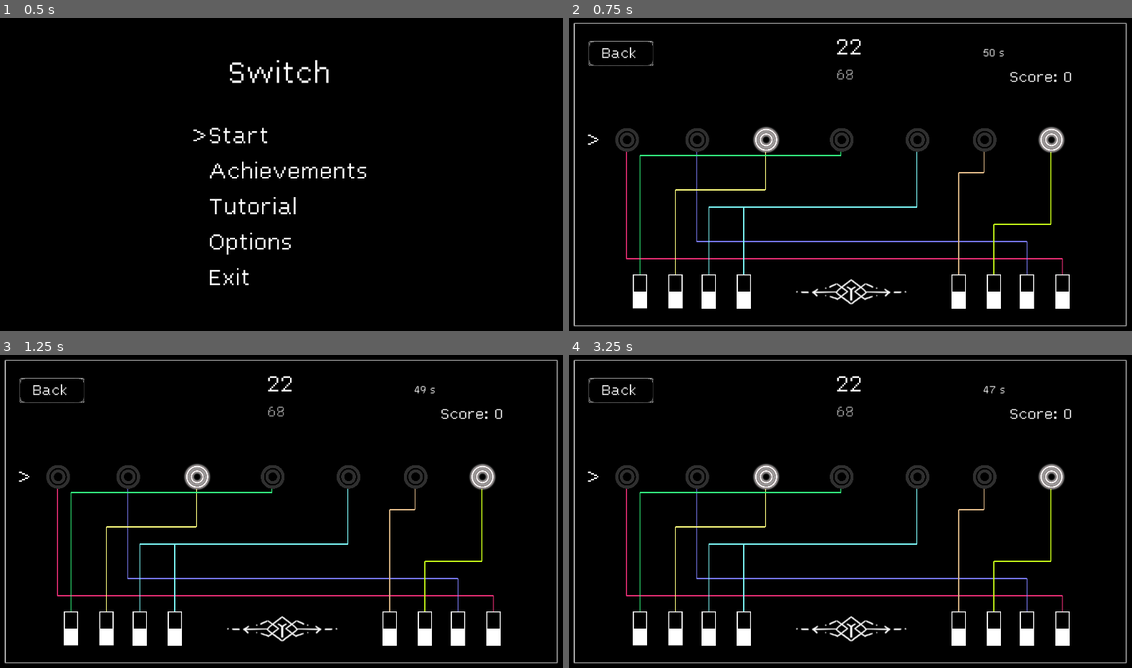
Above: before the commit, frames 1-4 (two rows, left to right).
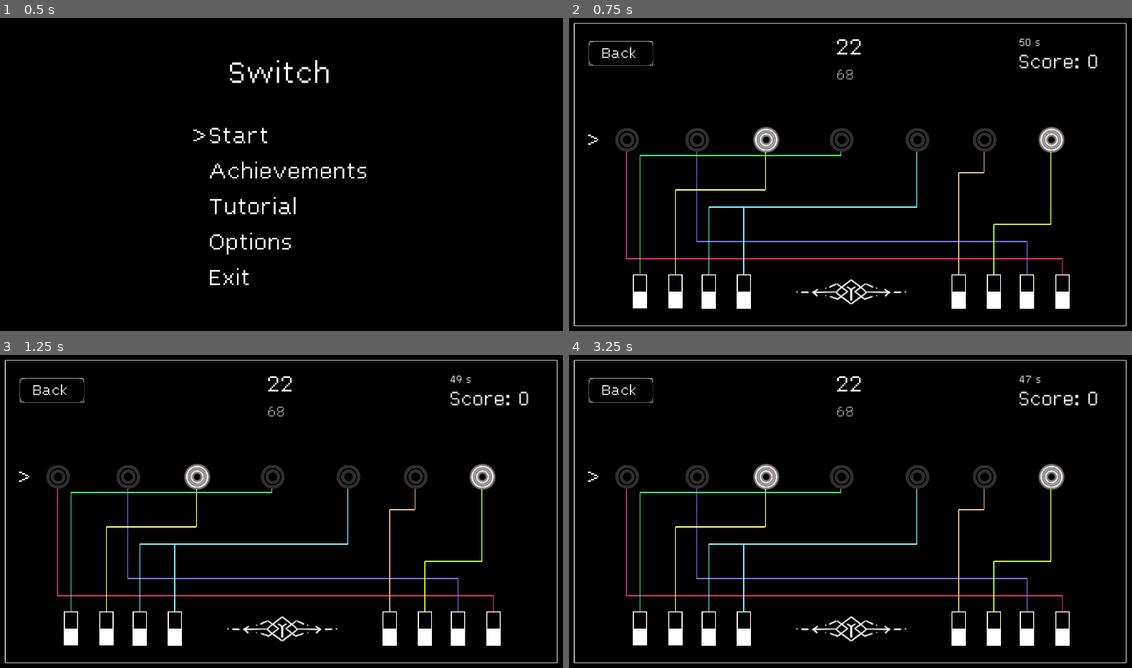
Above: after the commit, the same moments.

Repository: DragonCat4012/Switch
Game: Godot game, scene res://Scenes/menu.tscn
Same seed, same stepped clock (60 frames per second), same inputs: the game is played once before the commit and once after it.
Inputs (mouse positions are in pixels of both pictures, inside the frame that each line leads up to):
- Up to frame 1 (0.5 s): no input
- Up to frame 2 (0.75 s): tap Enter (ui_accept) at 0.5 s; move the mouse to (979, 158) at 0.52 s; hold Right (ui_right) from 0.53 s (still down); click (979, 158) at 0.67 s
- Up to frame 3 (1.25 s): keep holding Right (ui_right); tap Enter (ui_accept) at 0.77 s
- Up to frame 4 (3.25 s): move the mouse to (737, 527) at 1.27 s; release Right (ui_right) at 1.28 s; hold Down (ui_down) 1.28-2.03 s; click (737, 527) at 1.42 s; tap Enter (ui_accept) at 1.52, 2, 2.75, 3.02 s; move the mouse to (906, 439) at 2.02 s; hold Right (ui_right) 2.03-2.78 s; click (906, 439) at 2.17 s; move the mouse to (822, 574) at 2.77 s; hold Up (ui_up) from 2.78 s (still down); click (822, 574) at 2.92 s

Frame 1 is identical in both runs. In frame 2, 0.5% of the frame differs, in the area x 73-94%, y 6-21%; in frame 3, 0.5%; in frame 4, 0.4%.

Commit message:
Add back button to achievements

Diff:
--- a/Scenes/Achievments.gd
+++ b/Scenes/Achievments.gd
@@ -13,6 +13,8 @@
 @onready var a8 = $MarginContainer/ScrollContainer/VBoxContainer/Loose10Times/Label
 @onready var a9 = $MarginContainer/ScrollContainer/VBoxContainer/Loose100Times/Label
 
+@onready var backButton = $buttonBackTexture/BackButon
+
 func _ready():
 	_setLabels()
 
@@ -20,23 +22,43 @@
 	if Input.is_action_just_pressed("ui_cancel"):
 		get_tree().change_scene_to_file("res://Scenes/menu.tscn")
 
+func _input(event): # Handle Touch Inut
+	var globalRect = backButton.get_global_rect()
+	if globalRect.has_point(get_global_mouse_position()) and event is InputEventScreenTouch:
+		get_tree().change_scene_to_file("res://Scenes/menu.tscn")
+
 func _setLabels():
+	var labels = [a1,a2,a3,a4,a5,a6,a7,a8,a9]
+	var white = Color(1.0,1.0,1.0,1.0)
+	var gray = Color(1.0,1.0,1.0,0.3)
+	for l in labels:
+		l.set("theme_override_colors/font_color", gray)
+
 	if achievementHandler.found128:
 		a1.text = "Find the hidden number"
+		a1.set("theme_override_colors/font_color", white)
 	if achievementHandler.scoreOver50:
 		a2.text = "Achieve a score over 50"
+		a2.set("theme_override_colors/font_color", white)
 	if achievementHandler.scoreOver100:
 		a3.text = "Achieve a score over 100"
+		a3.set("theme_override_colors/font_color", white)
 	if achievementHandler.scoreOver1000:
 		a4.text = "Achieve a score over 1000"
+		a4.set("theme_override_colors/font_color", white)
 	if achievementHandler.allLightsOn:
 		a5.text = "Let there be light - turn on all lamps"
+		a5.set("theme_override_colors/font_color", white)
 
-	if achievementHandler.add_won10Games():
+	if achievementHandler.won10:
 		a6.text = "Solve 10 Maps"
-	if achievementHandler.add_won100Games:
+		a6.set("theme_override_colors/font_color", white)
+	if achievementHandler.won100:
 		a7.text = "Solve 100 Maps"
+		a7.set("theme_override_colors/font_color", white)
 	if achievementHandler.lost10:
 		a8.text = "Loose 10 Times"
+		a8.set("theme_override_colors/font_color", white)
 	if achievementHandler.lost100:
 		a9.text = "Loose 100 Times"
+		a9.set("theme_override_colors/font_color", white)
--- a/Scenes/Achievments.tscn
+++ b/Scenes/Achievments.tscn
@@ -1,7 +1,8 @@
-[gd_scene load_steps=3 format=3 uid="uid://ddgxj20xsro70"]
+[gd_scene load_steps=4 format=3 uid="uid://ddgxj20xsro70"]
 
 [ext_resource type="Script" path="res://Scenes/Achievments.gd" id="1_0xukb"]
 [ext_resource type="FontFile" uid="uid://b2cswqm32sj5f" path="res://Ressources/Lex.ttf" id="1_d44rw"]
+[ext_resource type="Texture2D" uid="uid://cf83i6ab4h457" path="res://Sprites/button.PNG" id="3_8n7cv"]
 
 [node name="Achievments" type="Node2D"]
 script = ExtResource("1_0xukb")
@@ -19,7 +20,7 @@
 layout_mode = 2
 
 [node name="VBoxContainer" type="VBoxContainer" parent="MarginContainer/ScrollContainer"]
-custom_minimum_size = Vector2(1800, 2000)
+custom_minimum_size = Vector2(1800, 0)
 layout_mode = 2
 theme_override_constants/separation = 40
 
@@ -87,16 +88,6 @@
 text = "?
 "
 
-[node name="CenterContainer7" type="CenterContainer" parent="MarginContainer/ScrollContainer/VBoxContainer"]
-layout_mode = 2
-size_flags_horizontal = 3
-
-[node name="Label" type="Label" parent="MarginContainer/ScrollContainer/VBoxContainer/CenterContainer7"]
-layout_mode = 2
-theme_override_fonts/font = ExtResource("1_d44rw")
-theme_override_font_sizes/font_size = 50
-text = "?"
-
 [node name="Win10Times" type="CenterContainer" parent="MarginContainer/ScrollContainer/VBoxContainer"]
 layout_mode = 2
 size_flags_horizontal = 3
@@ -107,11 +98,11 @@
 theme_override_font_sizes/font_size = 50
 text = "?"
 
-[node name="win100Times" type="CenterContainer" parent="MarginContainer/ScrollContainer/VBoxContainer"]
+[node name="Win100Times" type="CenterContainer" parent="MarginContainer/ScrollContainer/VBoxContainer"]
 layout_mode = 2
 size_flags_horizontal = 3
 
-[node name="Label" type="Label" parent="MarginContainer/ScrollContainer/VBoxContainer/win100Times"]
+[node name="Label" type="Label" parent="MarginContainer/ScrollContainer/VBoxContainer/Win100Times"]
 layout_mode = 2
 theme_override_fonts/font = ExtResource("1_d44rw")
 theme_override_font_sizes/font_size = 50
@@ -137,52 +128,20 @@
 theme_override_font_sizes/font_size = 50
 text = "?"
 
-[node name="CenterContainer12" type="CenterContainer" parent="MarginContainer/ScrollContainer/VBoxContainer"]
-layout_mode = 2
-size_flags_horizontal = 3
+[node name="buttonBackTexture" type="Sprite2D" parent="."]
+position = Vector2(189, 136)
+scale = Vector2(0.218072, 0.218072)
+texture = ExtResource("3_8n7cv")
 
-[node name="Label" type="Label" parent="MarginContainer/ScrollContainer/VBoxContainer/CenterContainer12"]
+[node name="BackButon" type="CenterContainer" parent="buttonBackTexture"]
+offset_left = -450.157
+offset_top = -163.559
+offset_right = -220.157
+offset_bottom = -73.5588
+scale = Vector2(3.73412, 3.73412)
+
+[node name="Label" type="Label" parent="buttonBackTexture/BackButon"]
 layout_mode = 2
 theme_override_fonts/font = ExtResource("1_d44rw")
-theme_override_font_sizes/font_size = 50
-text = "?"
-
-[node name="CenterContainer13" type="CenterContainer" parent="MarginContainer/ScrollContainer/VBoxContainer"]
-layout_mode = 2
-size_flags_horizontal = 3
-
-[node name="Label" type="Label" parent="MarginContainer/ScrollContainer/VBoxContainer/CenterContainer13"]
-layout_mode = 2
-theme_override_fonts/font = ExtResource("1_d44rw")
-theme_override_font_sizes/font_size = 50
-text = "?"
-
-[node name="CenterContainer14" type="CenterContainer" parent="MarginContainer/ScrollContainer/VBoxContainer"]
-layout_mode = 2
-size_flags_horizontal = 3
-
-[node name="Label" type="Label" parent="MarginContainer/ScrollContainer/VBoxContainer/CenterContainer14"]
-layout_mode = 2
-theme_override_fonts/font = ExtResource("1_d44rw")
-theme_override_font_sizes/font_size = 50
-text = "?"
-
-[node name="CenterContainer15" type="CenterContainer" parent="MarginContainer/ScrollContainer/VBoxContainer"]
-layout_mode = 2
-size_flags_horizontal = 3
-
-[node name="Label" type="Label" parent="MarginContainer/ScrollContainer/VBoxContainer/CenterContainer15"]
-layout_mode = 2
-theme_override_fonts/font = ExtResource("1_d44rw")
-theme_override_font_sizes/font_size = 50
-text = "?"
-
-[node name="CenterContainer16" type="CenterContainer" parent="MarginContainer/ScrollContainer/VBoxContainer"]
-layout_mode = 2
-size_flags_horizontal = 3
-
-[node name="Label" type="Label" parent="MarginContainer/ScrollContainer/VBoxContainer/CenterContainer16"]
-layout_mode = 2
-theme_override_fonts/font = ExtResource("1_d44rw")
-theme_override_font_sizes/font_size = 50
-text = "?"
+theme_override_font_sizes/font_size = 70
+text = "Back"
--- a/Scenes/game.gd
+++ b/Scenes/game.gd
@@ -25,34 +25,29 @@
 
 @onready var numberLabel = $CenterContainer/VBoxContainer/NumberLabel
 @onready var numberPreviewLabel = $CenterContainer/VBoxContainer/NumberPreview
-@onready var scoreLabel = $CenterContainer2/ScoreLabel
-@onready var mapLabel = $CenterContainer3/HBoxContainer/MapLabel
+@onready var scoreLabel = $CenterContainer3/VBoxContainer/ScoreLabel
 @onready var backButton = $buttonBackTexture/BackButon
 
 # Audio
 @onready var audioPlayer = $"AudioStreamPlayer"
 
 # Map
-@onready var timerLabel = $CenterContainer3/HBoxContainer/TimerLabel
-var mapIndex = 0
+var mapping_dict = {} # key=switch, value=lamp
+@onready var timerLabel = $CenterContainer3/VBoxContainer/TimerLabel
 const WireHandler = preload("res://Util/Wire.gd")
 @onready var wireHandler = WireHandler.WireHandler.new()
 
 # Current Game
+var score = 0
 var currentNumber = 0
 var goalNumber = -1
 var smallEndian = false
 
-# General
+# Timer
 var timerLeft = 0
-var score = 0
-
-# Timer
 var timerTime = 50
 var timerIteration = 0
 var timer = Timer.new()
-
-var mapping_dict = {} # key=switch, value=lamp
 
 func _ready():
 	jsonHandler.loadGame()
@@ -89,7 +84,6 @@
 
 func _init_game():
 	queue_redraw()
-	mapLabel.text = "["+str(mapIndex)+"]"
 
 	lamp1.reset()
 	lamp2.reset()
--- a/Scenes/game.tscn
+++ b/Scenes/game.tscn
@@ -183,15 +183,6 @@
 offset_right = 1919.0
 offset_bottom = 289.0
 
-[node name="ScoreLabel" type="Label" parent="CenterContainer2"]
-custom_minimum_size = Vector2(100, 100)
-layout_mode = 2
-size_flags_horizontal = 4
-theme_override_fonts/font = ExtResource("2_q8ujg")
-theme_override_font_sizes/font_size = 60
-text = "OwO
-"
-
 [node name="AudioStreamPlayer" type="AudioStreamPlayer" parent="."]
 stream = ExtResource("8_q7x5g")
 
@@ -224,19 +215,20 @@
 offset_bottom = 121.0
 scale = Vector2(2.56, 2.68)
 
-[node name="HBoxContainer" type="HBoxContainer" parent="CenterContainer3"]
-custom_minimum_size = Vector2(200, 0)
-layout_mode = 2
-
-[node name="TimerLabel" type="Label" parent="CenterContainer3/HBoxContainer"]
+[node name="VBoxContainer" type="VBoxContainer" parent="CenterContainer3"]
+layout_mode = 2
+
+[node name="TimerLabel" type="Label" parent="CenterContainer3/VBoxContainer"]
 custom_minimum_size = Vector2(100, 0)
 layout_mode = 2
 theme_override_fonts/font = ExtResource("2_q8ujg")
 text = "uwu"
 
-[node name="MapLabel" type="Label" parent="CenterContainer3/HBoxContainer"]
-visible = false
-layout_mode = 2
-theme_override_colors/font_color = Color(0.564706, 0.564706, 0.564706, 1)
-theme_override_fonts/font = ExtResource("2_q8ujg")
-text = "[ ]"
+[node name="ScoreLabel" type="Label" parent="CenterContainer3/VBoxContainer"]
+custom_minimum_size = Vector2(100, 0)
+layout_mode = 2
+size_flags_horizontal = 4
+theme_override_fonts/font = ExtResource("2_q8ujg")
+theme_override_font_sizes/font_size = 30
+text = "OwO
+"
